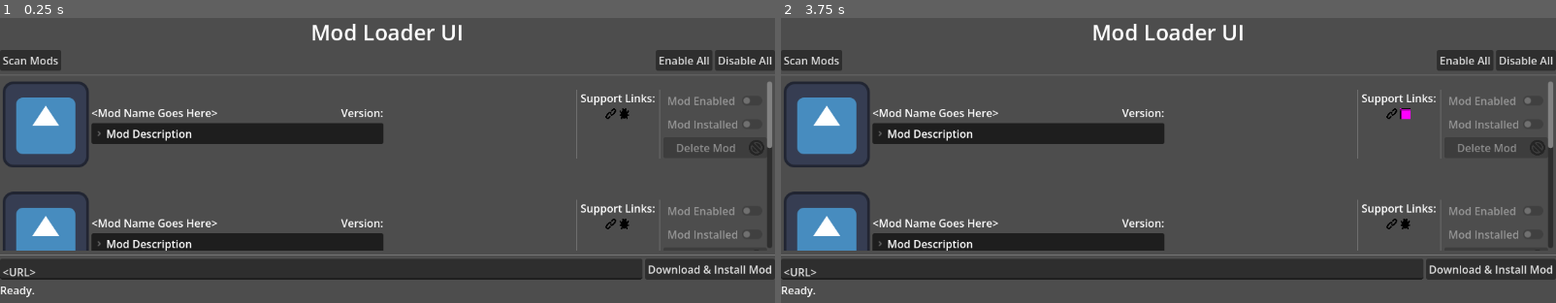
Above: before the commit, frames 1-2 (left to right).
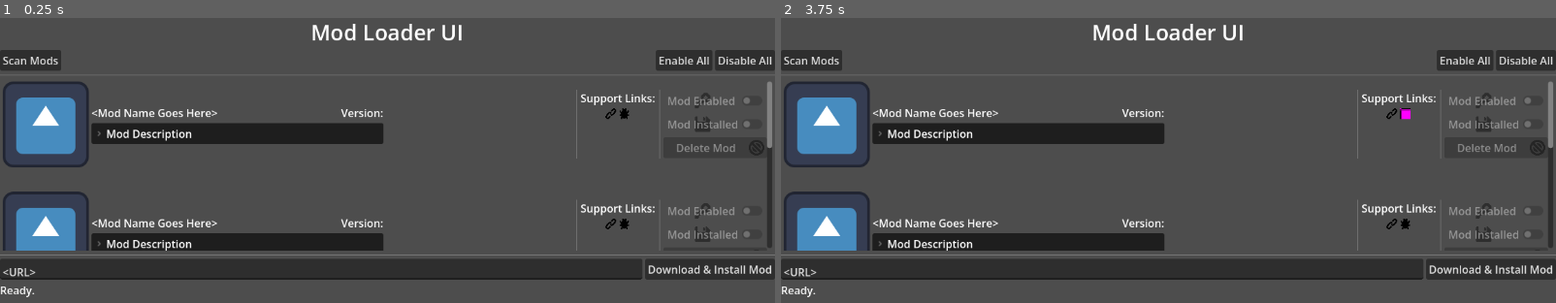
Above: after the commit, the same moments.

Repository: ScorpionInc/Godot-Mod-Loader
Game: Godot game, scene res://ModLoader/ModUI.tscn
Two runs of this game, one before a commit and one after it. Both use one fixed random seed, a clock stepped at 60 frames per second and the inputs below. The engine's default icon, where the game draws it, is replaced by a stand-in: a white triangle on a blue panel in a dark square.
Inputs (mouse positions are in pixels of both pictures, inside the frame that each line leads up to):
- Up to frame 1 (0.25 s): no input
- Up to frame 2 (3.75 s): click "Scan Mods" at 0.5 s; click "Enable All" at 1.25 s; click "Disable All" at 2 s; click (1393, 114) at 2.77 s; click (1408, 114) at 3.52 s

The runs differ from the first frame. In frame 1, 0.2% of the frame differs, in the area x 89-92%, y 26-79%; in frame 2, 0.2%.

Commit message:
Update ModUIPanel.tscn

Diff:
--- a/ModLoader/ModUIPanel.tscn
+++ b/ModLoader/ModUIPanel.tscn
@@ -3,7 +3,9 @@
 [ext_resource type="Texture2D" uid="uid://bqalt0xw7ng5w" path="res://ModLoader/Icons/icon.svg" id="1_8yq7x"]
 [ext_resource type="Texture2D" uid="uid://5xe7diun5jxp" path="res://ModLoader/Icons/link.svg" id="2_yp063"]
 [ext_resource type="Texture2D" uid="uid://c8ogy38nar6i0" path="res://ModLoader/Icons/bug.svg" id="3_m84o8"]
+[ext_resource type="Texture2D" uid="uid://bxcyig4dvvu6a" path="res://ModLoader/Icons/key.svg" id="4_d0x8v"]
 [ext_resource type="Texture2D" uid="uid://b7lfhqsg61jdd" path="res://ModLoader/Icons/delete.svg" id="4_pq8ey"]
+[ext_resource type="Texture2D" uid="uid://bg612qdw7u82d" path="res://ModLoader/Icons/save.svg" id="5_7kjn6"]
 
 [sub_resource type="GDScript" id="GDScript_8yq7x"]
 script/source = "extends Control
@@ -193,10 +195,16 @@
 [node name="EnableCheckButton" type="CheckButton" parent="MarginContainer/ContentsContainer/EndFlowContainer/ActionsVBoxContainer" unique_id=1911452380]
 layout_mode = 2
 text = "Mod Enabled"
+icon = ExtResource("4_d0x8v")
+icon_alignment = 1
+expand_icon = true
 
 [node name="InstallCheckButton" type="CheckButton" parent="MarginContainer/ContentsContainer/EndFlowContainer/ActionsVBoxContainer" unique_id=1681898366]
 layout_mode = 2
 text = "Mod Installed"
+icon = ExtResource("5_7kjn6")
+icon_alignment = 1
+expand_icon = true
 
 [node name="DeleteButton" type="Button" parent="MarginContainer/ContentsContainer/EndFlowContainer/ActionsVBoxContainer" unique_id=1727437547]
 layout_mode = 2
